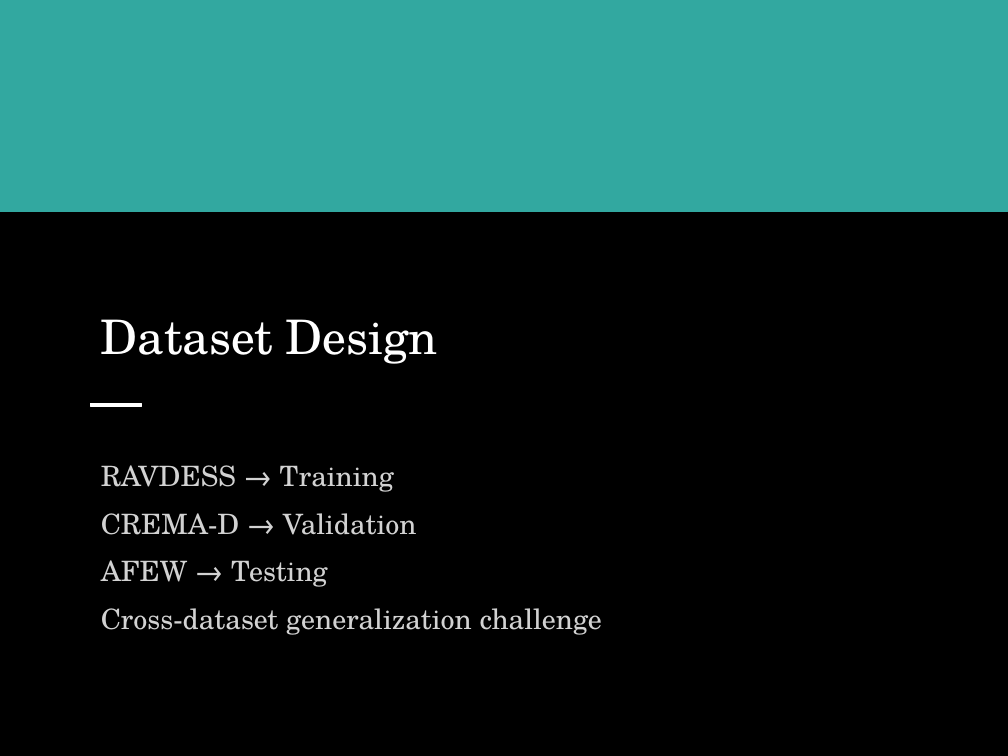
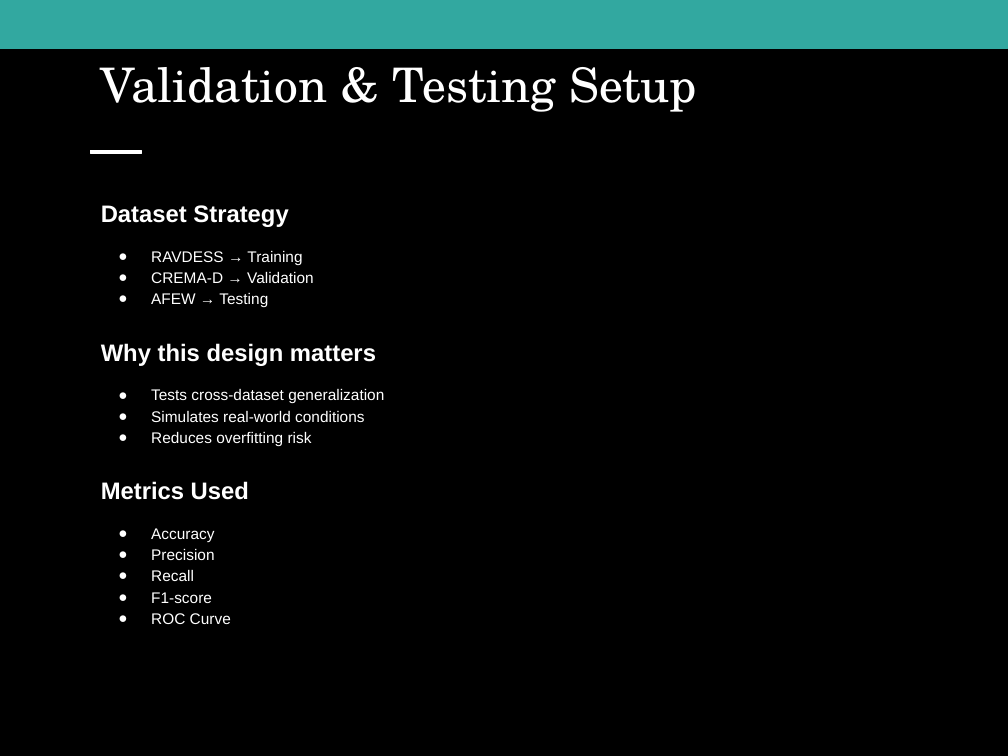
Before and after one commit to pepealania/image-processing-project-tutorial-deep-learning-happy-not-happy-classification, a slide deck: slide 7 of scientific_emotion_recognition_design.pptx (slide 3 before the commit). Drawn at 1008x756 pixels with LibreOffice and Linux fonts; fonts in the diff are those of the drawing. Boxes give left, top, right and bottom in pixels: in the first picture for what was removed or moved away, otherwise in the second. Text is boxed around its words. In the diff, an @@ line names an element or a change of style, - is before the commit and + after.

```diff
--- a/scientific_emotion_recognition_design.pptx
+++ b/scientific_emotion_recognition_design.pptx
@@ rectangle: place and size @@
-rectangle at bbox=[0, 0, 1008, 212]
+rectangle at bbox=[0, 0, 1008, 48]
@@ text added at bbox=[101, 67, 698, 112], 34 pt, text #FFFFFF @@
+Validation & Testing Setup
@@ rectangle: place and size @@
-rectangle at bbox=[91, 403, 141, 406]
+rectangle at bbox=[91, 150, 141, 153]
@@ text "Dataset Strategy": place and size @@
-text "Dataset Strategy" at bbox=[101, 465, 602, 635]
+text "Dataset Strategy" at bbox=[101, 205, 384, 624]
@@ text at bbox=[101, 205, 288, 227]: paragraph added @@
+Dataset Strategy
@@ text at bbox=[151, 251, 314, 307]: size 20 to 11 pt, font TeX Gyre Schola to Arial, text colour #D2D2D2 to #FFFFFF in "RAVDESS → Training", "CREMA-D → Validation", "AFEW → Testing"; bullet none to ●; line spacing 1 to 1.15; more space between paragraphs; less space between paragraphs @@
@@ text removed at bbox=[101, 319, 438, 364] @@
-Dataset Design
@@ text at bbox=[101, 343, 384, 624]: text changed; size 20 to 11 pt; font TeX Gyre Schola to Arial; text colour #D2D2D2 to #FFFFFF @@
-Cross-dataset generalization challenge
+Why this design matters
+● Tests cross-dataset generalization
+● Simulates real-world conditions
+● Reduces overfitting risk
+Metrics Used
+● Accuracy
+● Precision
+● Recall
+● F1-score
+● ROC Curve
```
Also in this commit, not shown: 14 slides added, 8 slides removed.
